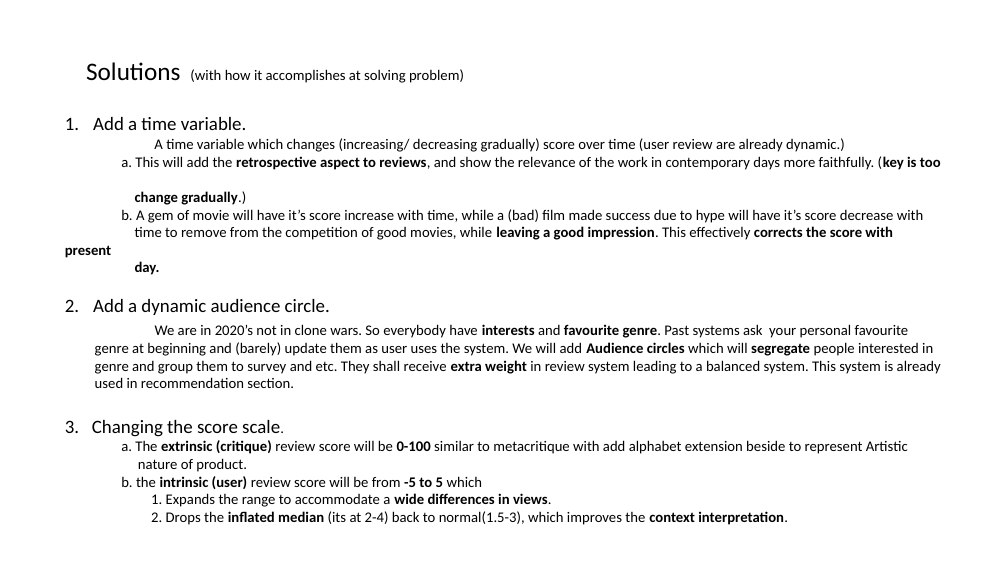
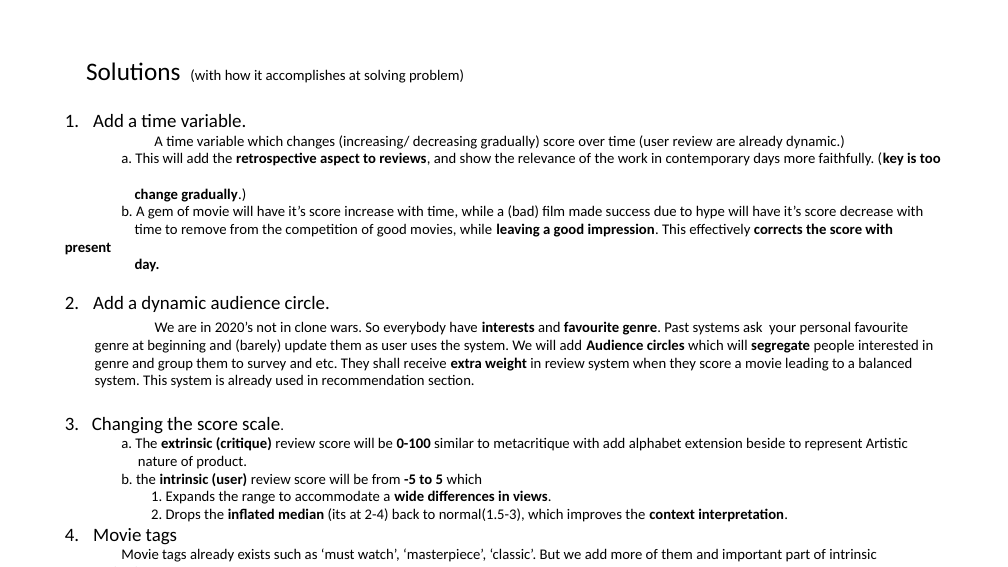
Before and after one commit to Jeevan137065/Project-Neon, a slide deck: slide 7 of Neon Blue- Critque ppt.pptx. Drawn at 1008x567 pixels with LibreOffice and Linux fonts; fonts in the diff are those of the drawing. Boxes give left, top, right and bottom in pixels: in the first picture for what was removed or moved away, otherwise in the second. Text is boxed around its words. In the diff, an @@ line names an element or a change of style, - is before the commit and + after.

```diff
--- a/Neon Blue- Critque ppt.pptx
+++ b/Neon Blue- Critque ppt.pptx
@@ text at [95, 357, 912, 388]: text changed @@
-genre and group them to survey and etc. They shall receive extra weight in review system leading to a balanced system. This system is already
-used in recommendation section.
+genre and group them to survey and etc. They shall receive extra weight in review system when they score a movie leading to a balanced
+system. This system is already used in recommendation section.
@@ text at [93, 528, 876, 562]: paragraphs added @@
+4. Movie tags
+Movie tags already exists such as ‘must watch’, ‘masterpiece’, ‘classic’. But we add more of them and important part of intrinsic
+reviewing.
+Yeah many more in thought process…
```
Also in this commit, not shown: 1 other slide changed, 1 slide added, 1 slide removed, 2 other files.
